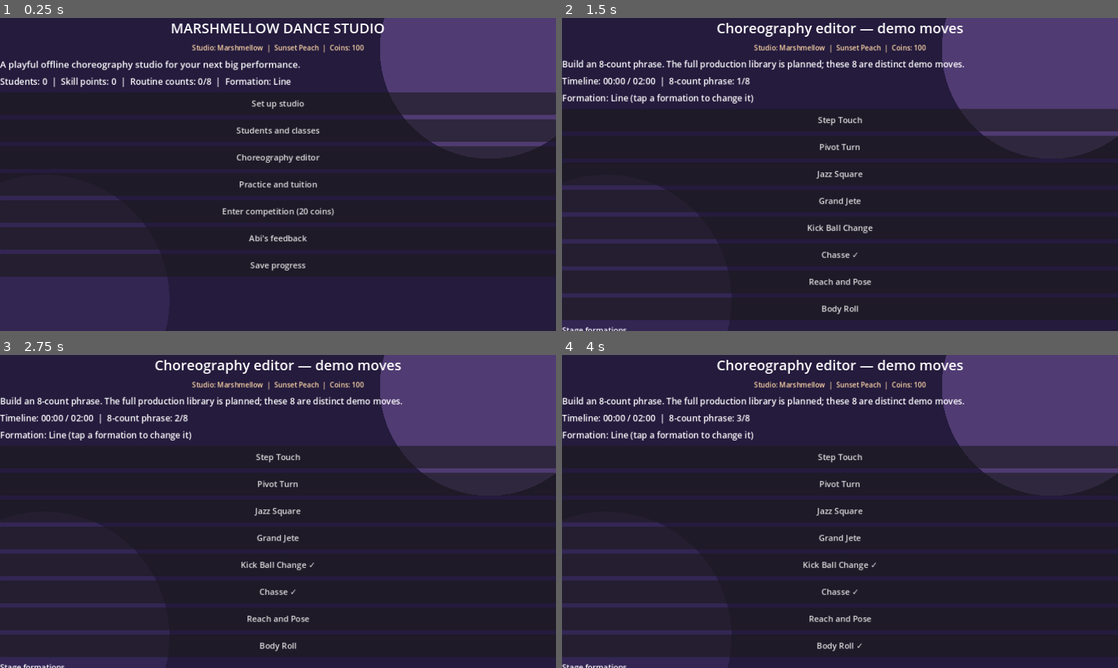
Above: before the commit, frames 1-4 (two rows, left to right).
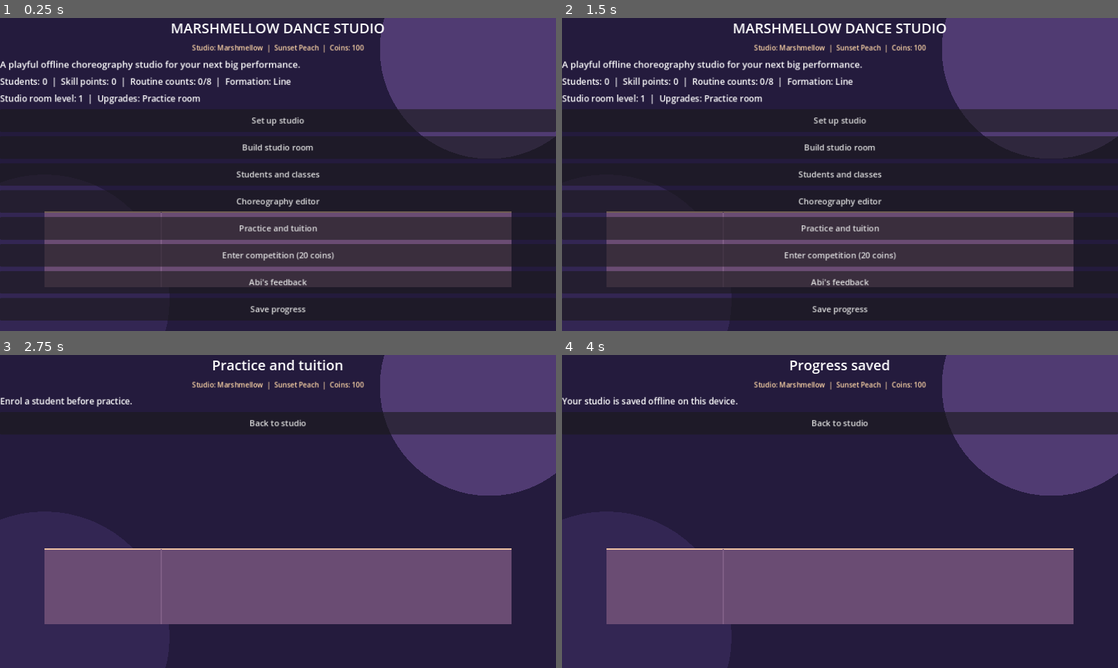
Above: after the commit, the same moments.

Repository: carporium/marshmellow-dance-studio
Game: Godot game, scene res://main.tscn
Two runs of this game, one before a commit and one after it. Both use one fixed random seed, a clock stepped at 60 frames per second and the inputs below.
Inputs (mouse positions are in pixels of both pictures, inside the frame that each line leads up to):
- Up to frame 1 (0.25 s): no input
- Up to frame 2 (1.5 s): click (840, 146) at 0.5 s, where only the run after the commit has a clickable "Build studio room"; click (840, 243) at 1.25 s, where only the run after the commit has a clickable "Back to studio"
- Up to frame 3 (2.75 s): click (278, 564) at 2 s, where only the run after the commit has a clickable "Practice and tuition"
- Up to frame 4 (4 s): click (840, 423) at 2.75 s, where only the run after the commit has a clickable "Back to studio"; click (840, 646) at 3.5 s, where only the run after the commit has a clickable "Save progress"

The runs differ from the first frame. In frame 1, 21% of the frame differs, in the area x 0-100%, y 23-97%; in frame 2, 21%; in frame 3, 35%; in frame 4, 35%, in the area x 0-100%, y 1-100%.

Commit message:
Add buildable studio room progression
Co-authored-by: Copilot <223556219+Copilot@users.noreply.github.com>

Diff:
--- a/main.gd
+++ b/main.gd
@@ -6,6 +6,12 @@
 	"Kick Ball Change", "Chasse", "Reach and Pose", "Body Roll"
 ]
 const FORMATIONS := ["Line", "Triangle", "Diamond", "V Formation"]
+const UPGRADES := {
+	"Mirrors": 40,
+	"Barres": 55,
+	"Stage lights": 70,
+	"Speaker wall": 85,
+}
 const SAVE_PATH := "user://studio.json"
 
 var studio_name := "Marshmellow"
@@ -18,6 +24,8 @@
 var skills := 0
 var company_unlocked := false
 var competition_result := ""
+var room_level := 1
+var decorations: Array = []
 var feedback_rating := 0
 var feedback_liked := ""
 var feedback_confusing := ""
@@ -37,6 +45,12 @@
 	draw_rect(Rect2(Vector2.ZERO, size), Color("#241b3d"))
 	draw_circle(Vector2(size.x * 0.88, size.y * 0.1), size.y * 0.35, Color("#503b72"))
 	draw_circle(Vector2(size.x * 0.08, size.y * 0.9), size.y * 0.4, Color("#332653"))
+	var floor_rect := Rect2(size.x * 0.08, size.y * 0.62, size.x * 0.84, size.y * 0.24)
+	draw_rect(floor_rect, Color("#6a4c73"), true)
+	draw_line(floor_rect.position, floor_rect.position + Vector2(floor_rect.size.x, 0), Color("#f3c6a5"), 3)
+	for index in range(room_level):
+		var x := floor_rect.position.x + floor_rect.size.x * (0.25 + index * 0.15)
+		draw_line(Vector2(x, floor_rect.position.y), Vector2(x, floor_rect.end.y), Color("#805f86"), 2)
 
 func clear_screen(title: String) -> void:
 	for child in get_children():
@@ -89,11 +103,14 @@
 	add_text("A playful offline choreography studio for your next big performance.", 21)
 	add_text("Students: %d  |  Skill points: %d  |  Routine counts: %d/8  |  Formation: %s" %
 		[students.size(), skills, routine.size(), formation])
+	add_text("Studio room level: %d  |  Upgrades: %s" %
+		[room_level, ", ".join(decorations) if not decorations.is_empty() else "Practice room"])
 	if company_unlocked:
 		add_text("COMPANY UNLOCKED — your top dancers can now perform at the advanced level!", 18)
 	if not competition_result.is_empty():
 		add_text(competition_result, 18)
 	add_button("Set up studio", show_setup)
+	add_button("Build studio room", show_builder)
 	add_button("Students and classes", show_students)
 	add_button("Choreography editor", show_choreo)
 	add_button("Practice and tuition", practise)
@@ -125,6 +142,38 @@
 	theme_name = value
 	save_game()
 	show_setup()
+
+func show_builder() -> void:
+	clear_screen("Build your studio")
+	add_text("Place upgrades that make your studio feel ready for bigger performances.")
+	add_text("ROOM MAP  •  reception  |  practice floor  |  stage lights", 18)
+	add_text("Current room level: %d  |  Coins: %d" % [room_level, coins])
+	for upgrade in UPGRADES:
+		if upgrade in decorations:
+			add_button("%s installed" % upgrade, func(): _show_upgrade(upgrade))
+		else:
+			add_button("Buy %s (%d coins)" % [upgrade, UPGRADES[upgrade]], func(): _buy_upgrade(upgrade))
+	add_text("Each installed upgrade expands the room map and improves the studio rating.")
+	add_back()
+
+func _show_upgrade(upgrade: String) -> void:
+	clear_screen("Studio upgrade")
+	add_text("%s is installed in your room." % upgrade)
+	add_text("Your dancers can use this space in future stage and class updates.")
+	add_back()
+
+func _buy_upgrade(upgrade: String) -> void:
+	var cost: int = UPGRADES[upgrade]
+	if coins < cost:
+		clear_screen("Not enough coins")
+		add_text("Practice classes and tuition can earn the %d coins needed for %s." % [cost, upgrade])
+		add_back()
+		return
+	coins -= cost
+	decorations.append(upgrade)
+	room_level += 1
+	save_game()
+	show_builder()
 
 func show_students() -> void:
 	clear_screen("Students and classes")
@@ -281,6 +330,7 @@
 		"students": students, "discipline": discipline, "routine": routine,
 		"formation": formation, "skills": skills, "company_unlocked": company_unlocked,
 		"competition_result": competition_result, "feedback_rating": feedback_rating,
+		"room_level": room_level, "decorations": decorations,
 		"feedback_liked": feedback_liked, "feedback_confusing": feedback_confusing,
 		"feedback_next": feedback_next
 	}
@@ -306,6 +356,8 @@
 	company_unlocked = bool(data.get("company_unlocked", company_unlocked))
 	competition_result = str(data.get("competition_result", competition_result))
 	feedback_rating = int(data.get("feedback_rating", feedback_rating))
+	room_level = int(data.get("room_level", room_level))
+	decorations = data.get("decorations", decorations)
 	feedback_liked = str(data.get("feedback_liked", feedback_liked))
 	feedback_confusing = str(data.get("feedback_confusing", feedback_confusing))
 	feedback_next = str(data.get("feedback_next", feedback_next))
